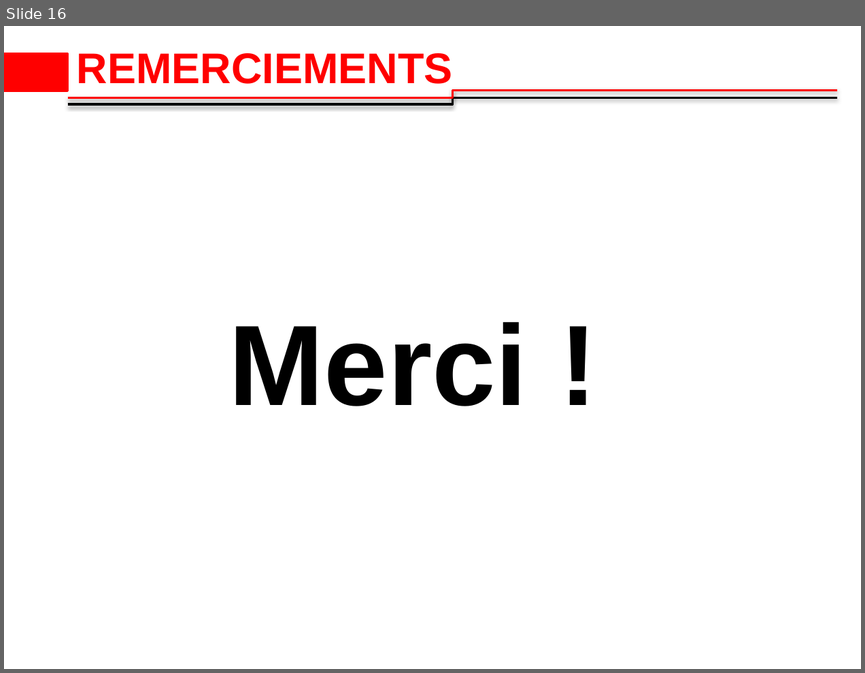
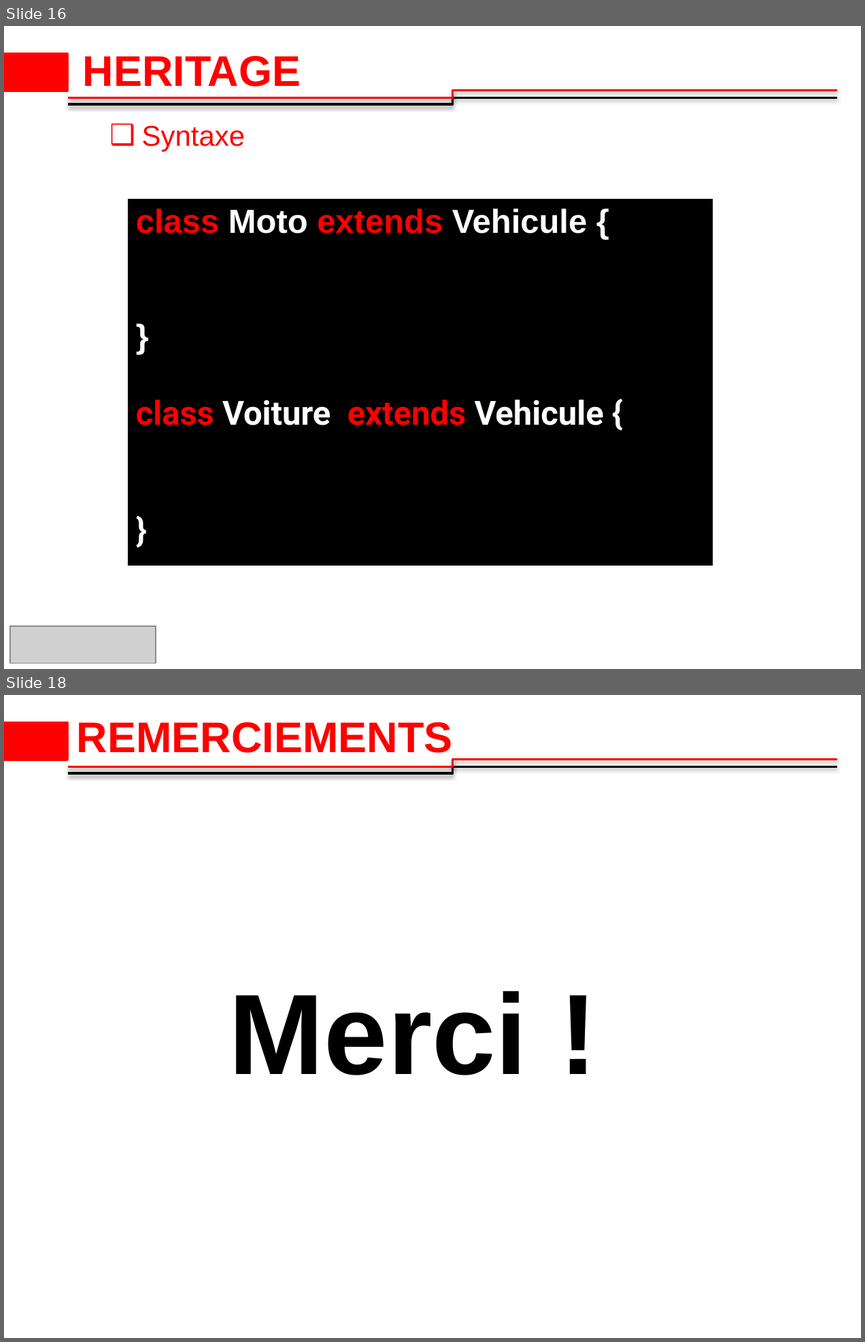
Before and after one commit to 2losky/Poo_Java, a slide deck: java-oop latest.pptx. Shown one above the other, each under a label of ours: slide 16 before the commit, slides 16 and 18 after it; the slides between them are not shown. The pictures are 865x673 and 865x1342 pixels, drawn with LibreOffice and Linux fonts; fonts in the diff are those of the drawing; grey boxes stand for pictures; background and template pictures are left out. Boxes give left, top, right and bottom in pixels: in the first picture for what was removed or moved away, otherwise in the second. Text is boxed around its words. In the diff, an @@ line names an element or a change of style, - is before the commit and + after.

Commit message:
Add heritages types images and end section

```diff
--- a/java-oop latest.pptx
+++ b/java-oop latest.pptx
@@ slide 16 added at <box>4,26,861,669</box>, background #FFFFFF; not listed: 3 template elements that a slide beside it also shows @@
@@ title added at <box>83,56,301,87</box>, 36 pt, text #FF0000, bold @@
+HERITAGE
@@ text added at <box>142,125,245,152</box>, 24 pt, text #FF0000 @@
+❑ Syntaxe
@@ table added at <box>127,198,713,567</box>, 1 rows, 1 columns @@
+class Moto extends Vehicule { / } / class Voiture extends Vehicule { / }
@@ picture added at <box>10,626,156,662</box> @@
@@ what was slide 16 is now slide 18 @@
```
Also in this commit, not shown: 1 slide changed, 1 other slide added, 2 other files.
